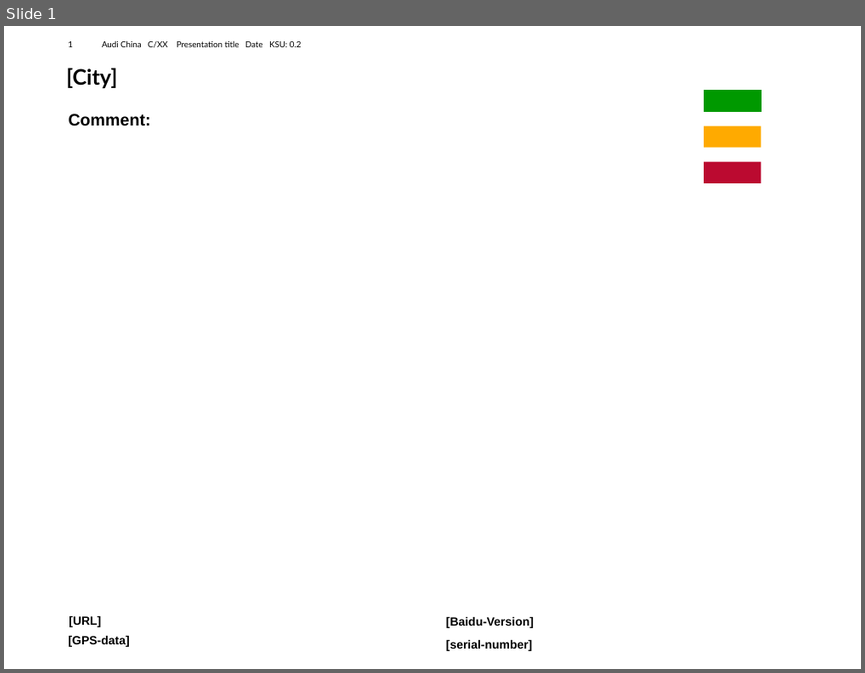
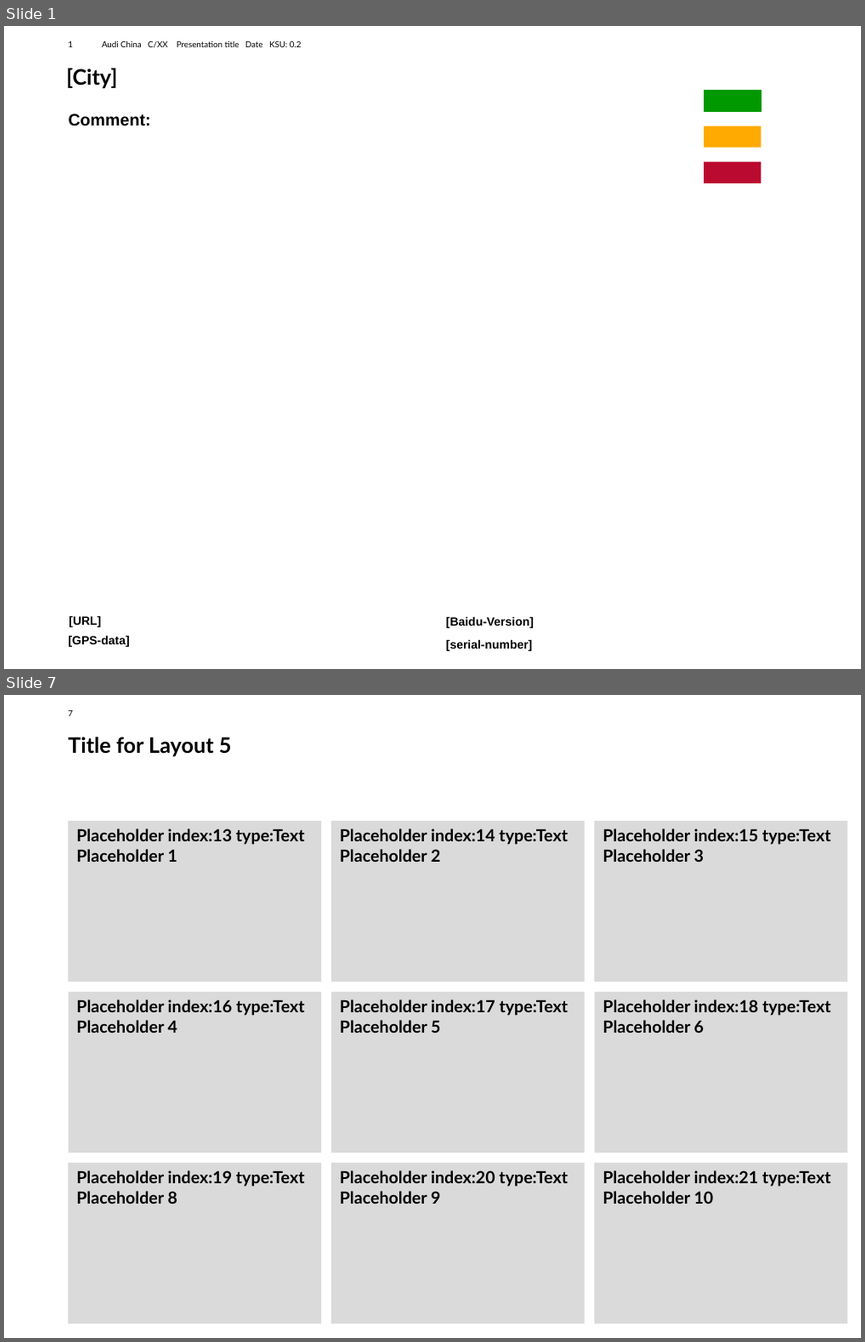
Before and after one commit to busted1212/AUDI_L3_WP1_Virtual_Drive, a slide deck: new-file-name.pptm. Shown one above the other, each under a label of ours: slide 1 before the commit, slides 1 and 7 after it; the slides between them are not shown. The pictures are 865x673 and 865x1342 pixels, drawn with LibreOffice and Linux fonts; fonts in the diff are those of the drawing; background and template pictures are left out. Boxes give left, top, right and bottom in pixels: in the first picture for what was removed or moved away, otherwise in the second. Text is boxed around its words. In the diff, an @@ line names an element or a change of style, - is before the commit and + after.

```diff
--- a/new-file-name.pptm
+++ b/new-file-name.pptm
@@ slide 7 added at (4,695,861,1338), background #FFFFFF; not listed: 1 template element that a slide beside it also shows @@
@@ title added at (68,737,232,757), 18 pt, text #000000, bold @@
+Title for Layout 5
@@ text added at (69,821,321,982), fill #DADADA, 14 pt, text #000000, bold @@
+Placeholder index:13 type:Text Placeholder 1
@@ text added at (331,821,584,982), fill #DADADA, 14 pt, text #000000, bold @@
+Placeholder index:14 type:Text Placeholder 2
@@ text added at (595,821,847,982), fill #DADADA, 14 pt, text #000000, bold @@
+Placeholder index:15 type:Text Placeholder 3
@@ text added at (69,992,321,1152), fill #DADADA, 14 pt, text #000000, bold @@
+Placeholder index:16 type:Text Placeholder 4
@@ text added at (331,992,584,1152), fill #DADADA, 14 pt, text #000000, bold @@
+Placeholder index:17 type:Text Placeholder 5
@@ text added at (595,992,847,1152), fill #DADADA, 14 pt, text #000000, bold @@
+Placeholder index:18 type:Text Placeholder 6
@@ text added at (69,1163,321,1324), fill #DADADA, 14 pt, text #000000, bold @@
+Placeholder index:19 type:Text Placeholder 8
@@ text added at (331,1163,584,1324), fill #DADADA, 14 pt, text #000000, bold @@
+Placeholder index:20 type:Text Placeholder 9
@@ text added at (595,1163,847,1324), fill #DADADA, 14 pt, text #000000, bold @@
+Placeholder index:21 type:Text Placeholder 10
```
Also in this commit, not shown: 19 other slides added, 1 slide removed, 18 other files.
